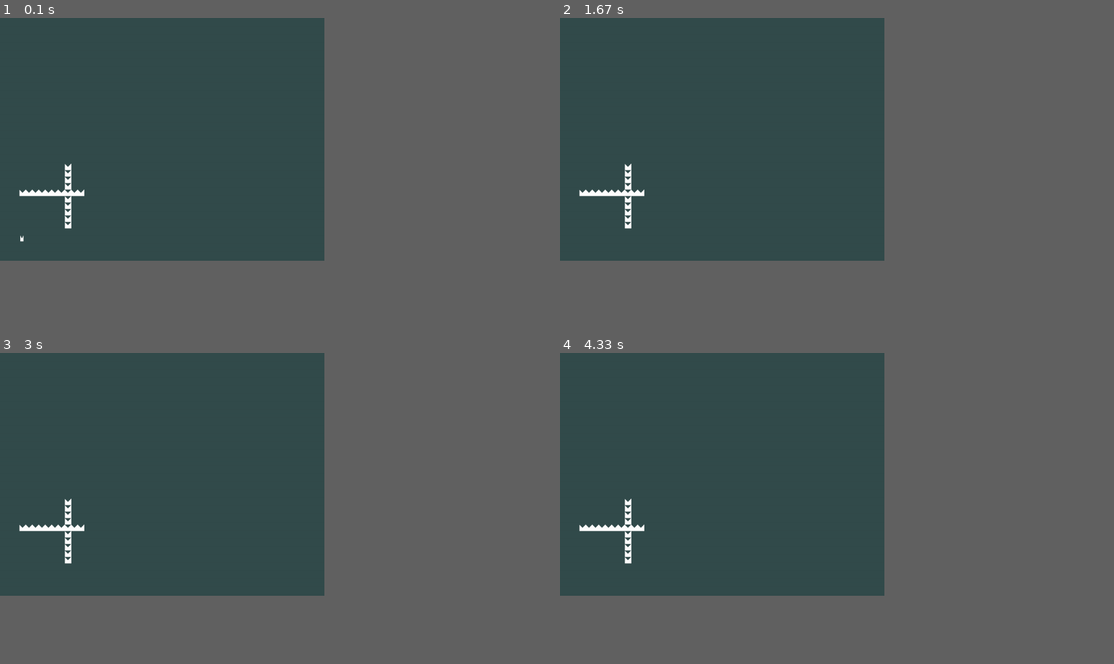
Above: before the commit, frames 1-4 (two rows, left to right).
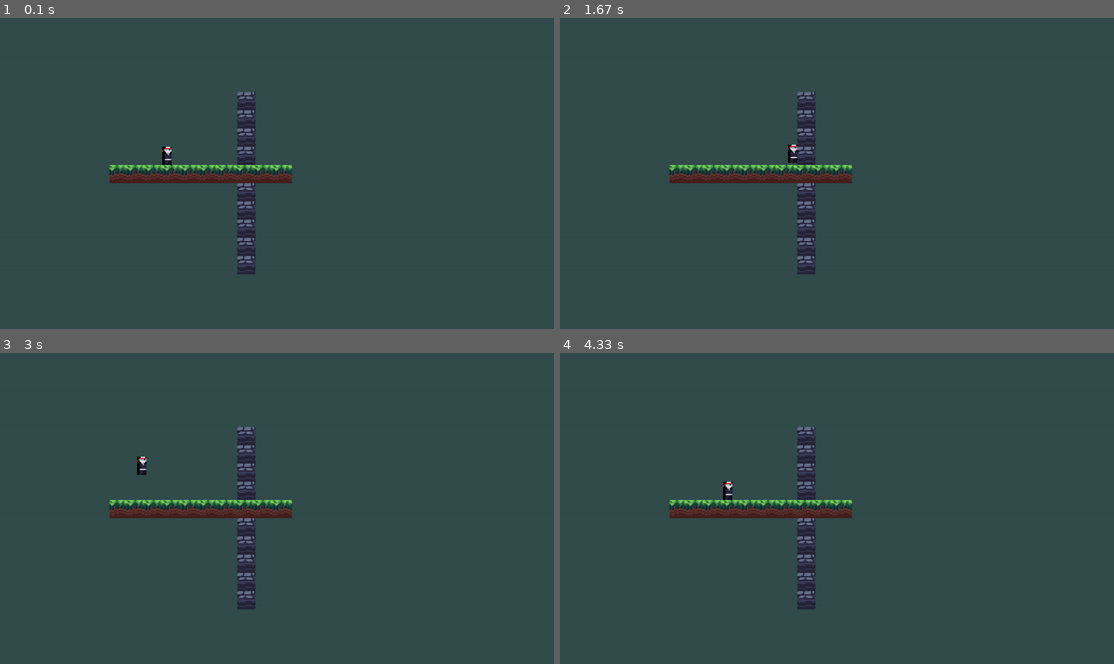
Above: after the commit, the same moments.

Repository: AymanOHM/project_gg
Game: pygame game, started from game.py
Same seed, same stepped clock (60 frames per second), same inputs: the game is played once before the commit and once after it.
Inputs:
- Up to frame 1 (0.1 s): no input
- Up to frame 2 (1.67 s): hold Right 0.33-0.8 s; hold Up 0.83-1.13 s; hold Right 1.17-1.63 s
- Up to frame 3 (3 s): hold Left 1.67-2.2 s; hold Left 2.23-2.63 s; hold Up from 2.67 s (still down)
- Up to frame 4 (4.33 s): release Up at 3.03 s; hold Right 3.07-3.7 s; hold Left 3.73-4.2 s; hold Right from 4.23 s (still down)
In our replay, the window is 527x395 before the commit and 900x506 after it. These sizes can differ from the game's own. Grey fills any space a smaller window leaves; there, only what the larger window draws over its background counts as a difference.

The runs differ from the first frame. In frame 1, 3.7% of the frame differs, in the area x 3-53%, y 23-83%; in frame 2, 3.6%; in frame 3, 3.6%; in frame 4, 3.6%.

Commit message:
did some scaling and fixed the textures

Diff:
--- a/classes.py
+++ b/classes.py
@@ -7,7 +7,7 @@
 
 class entity:
 
-    def __init__(self, game, path, pos, size=[50,50], speed=[0,0]):
+    def __init__(self, game, path, pos, size=[50,50], speed=[3,0]):
 
         self.pos = list(pos)
         self.size   = size   #array
@@ -33,7 +33,7 @@
         #resetting collisions every movement
         self.collisions = {'up': False, 'down': False, 'right': False, 'left': False}
 
-        mov_amount = (movement[0] + self.speed[0], movement[1] + self.speed[1])
+        mov_amount = (movement[0] + movement[0]*self.speed[0], movement[1] + self.speed[1])
 
         self.pos[0] += mov_amount[0]
         entity_rect = self.rect()
@@ -59,7 +59,7 @@
                     entity_rect.top = rect.bottom
                 self.pos[1] = entity_rect.y
 
-        self.speed[1] = min(5, self.speed[1] - 0.1)
+        self.speed[1] = min(5, self.speed[1] - 0.2)
 
         if self.collisions['down'] or self.collisions['up']:
             self.speed[1] = 0
--- a/game.py
+++ b/game.py
@@ -9,7 +9,8 @@
     def __init__(self, w=800,h=600):
         self.movement=[False,False]
 
-
+        self.w=w
+        self.h=h
         #pg init
         pg.init()
         pg.display.set_caption("gg")
@@ -23,9 +24,9 @@
             'player': load_image('entities/player.png')
         }
 
-        self.player = entity(self, 'player', (50, 50), (8, 15))
+        self.player = entity(self, 'player', (400, 400), (23, 45))
 
-        self.tilemap = Tilemap(self, tile_size=16)
+        self.tilemap = Tilemap(self, 45)
 
         #OpenGL init
         glClearColor(0.2,0.3,0.3,1.0)
@@ -71,7 +72,7 @@
                     if event.key == pg.K_RIGHT:
                         self.movement[1] = True
                     if event.key == pg.K_UP:
-                        self.player.speed[1]= 3
+                        self.player.speed[1]= 5
                 if event.type == pg.KEYUP:
                     if event.key == pg.K_LEFT:
                         self.movement[0] = False
@@ -81,5 +82,5 @@
             self.clock.tick(60)  # limits FPS to 60
 
 
-g=Game()
+g=Game(1366,768)
 g.run()
--- a/helper_func.py
+++ b/helper_func.py
@@ -6,7 +6,7 @@
 
 def load_image(path):
     temp = pg.image.load(BASE_IMG_PATH + path)
-    img =   pg.image.tobytes(temp,"RGBA",True)
+    img =   pg.image.tobytes(temp,"RGBA",False)
 
     return [img,temp.get_width(),temp.get_height()]
 
--- a/texture.py
+++ b/texture.py
@@ -8,6 +8,12 @@
 
         self.img = img
         self.id = glGenTextures(1)
+        glBindTexture(GL_TEXTURE_2D,self.id)
+        glTexParameterf(GL_TEXTURE_2D, GL_TEXTURE_WRAP_S, GL_REPEAT)
+        glTexParameterf(GL_TEXTURE_2D, GL_TEXTURE_WRAP_T, GL_REPEAT)  # GL_MIRRORED_REPEAT , GL_CLAMP_TO_EDGE, GL_CLAMP_TO_BORDER
+        glTexParameterf(GL_TEXTURE_2D, GL_TEXTURE_MIN_FILTER, GL_NEAREST)
+        glTexParameterf(GL_TEXTURE_2D, GL_TEXTURE_MAG_FILTER, GL_NEAREST)
+
 
     def bind(self):
         glBindTexture(GL_TEXTURE_2D,self.id)
@@ -22,8 +28,8 @@
     def draw(self, left,right,top,bot):
         self.bind()
         glBegin(GL_QUADS)
+        glTexCoord2f(0, 0); glVertex2f(left, bot)
         glTexCoord2f(0, 1); glVertex2f(left, top)
-        glTexCoord2f(0, 0); glVertex2f(left, bot)
         glTexCoord2f(1, 1); glVertex2f(right, top)
         glTexCoord2f(1, 0); glVertex2f(right, bot)
         glEnd()
--- a/tilemap.py
+++ b/tilemap.py
@@ -13,8 +13,8 @@
         self.tex= Texture(0)
 
         for i in range(10):
-            self.tilemap[str(3 + i) + ';10'] = {'type': 'grass', 'variant': 1, 'pos': (3 + i, 10)}
-            self.tilemap['10;' + str(5 + i)] = {'type': 'stone', 'variant': 1, 'pos': (10, 5 + i)}
+            self.tilemap[str(6 + i) + ';8'] = {'type': 'grass', 'variant': 1, 'pos': (6 + i, 8)}
+            self.tilemap['13;' + str(3 + i)] = {'type': 'stone', 'variant': 1, 'pos': (13, 3 + i)}
 
     def tiles_around(self, pos):
         tiles = []
Not shown, added: plans.md
